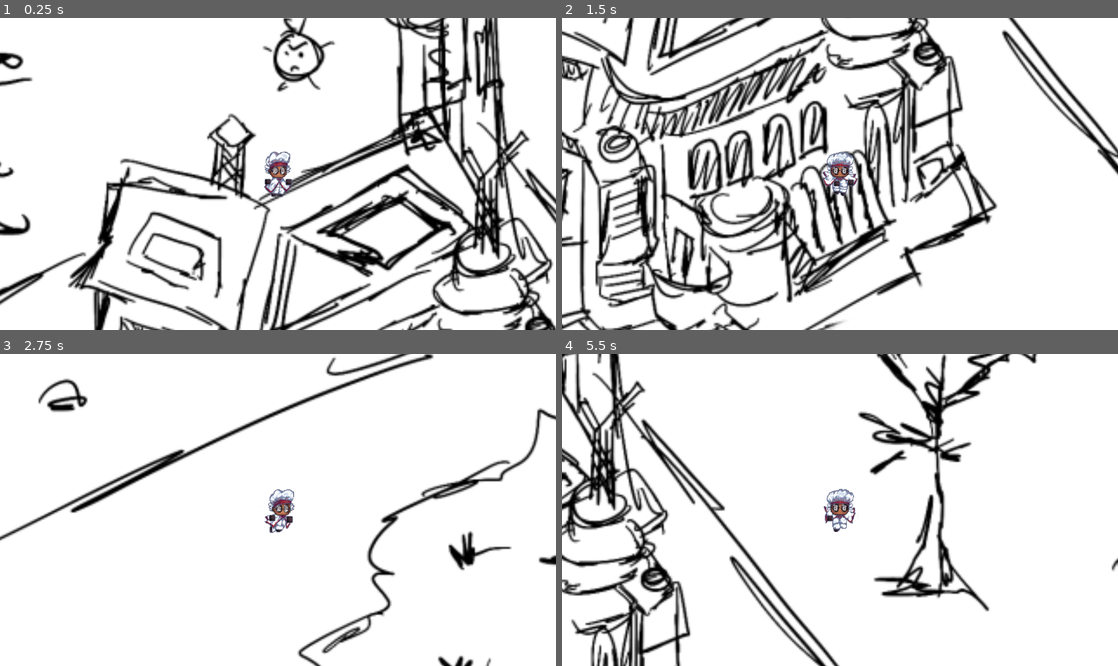
Above: before the commit, frames 1-4 (two rows, left to right).
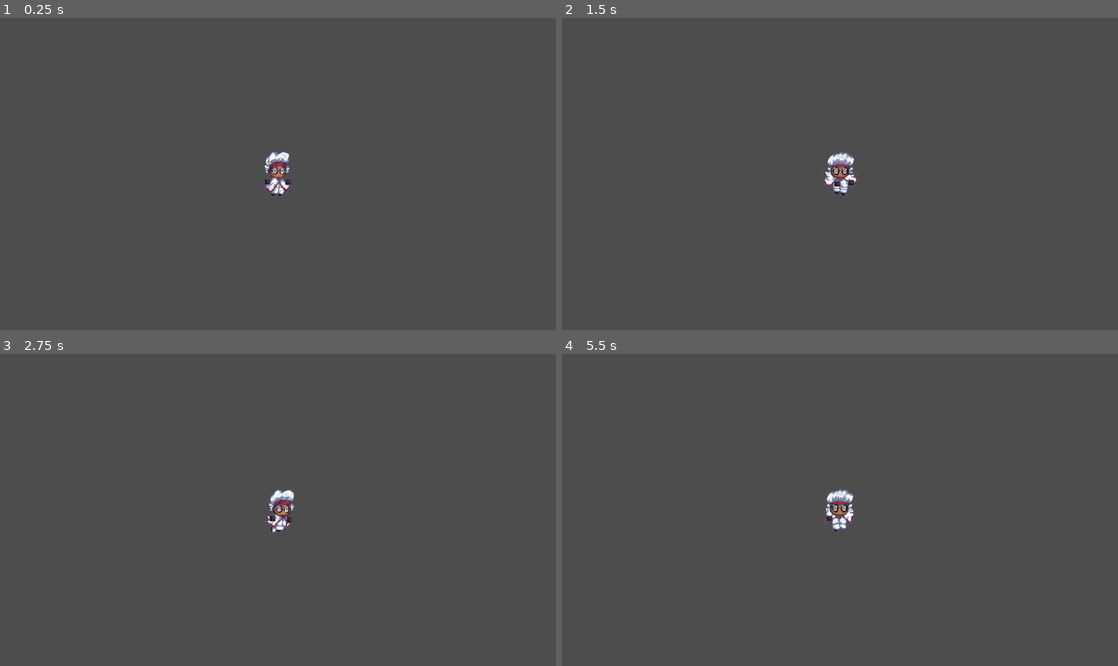
Above: after the commit, the same moments.

Repository: RashmitShrestha/gmo
Game: Godot game, scene res://scenes/game_area.tscn
Two runs of this game, one before a commit and one after it. Both use one fixed random seed, a clock stepped at 60 frames per second and the inputs below.
Inputs (mouse positions are in pixels of both pictures, inside the frame that each line leads up to):
- Up to frame 1 (0.25 s): no input
- Up to frame 2 (1.5 s): move the mouse to (962, 158) at 0.52 s; press the mouse at (962, 158) at 0.53 s; hold D (right) 0.53-1.28 s; move the mouse to (728, 189) at 1.27 s; release the mouse at (728, 189) at 1.28 s; hold S (down) from 1.28 s (still down); tap Shift (shift) at 1.35 s
- Up to frame 3 (2.75 s): move the mouse to (333, 441) at 2.02 s; release S (down) at 2.03 s; press the mouse at (333, 441) at 2.03 s; hold D (right) from 2.03 s (still down)
- Up to frame 4 (5.5 s): move the mouse to (812, 572) at 2.77 s; release D (right) at 2.78 s; release the mouse at (812, 572) at 2.78 s; hold W (up) 2.78-3.53 s; tap Shift (shift) at 2.85, 4.35 s; move the mouse to (1006, 556) at 3.52 s; press the mouse at (1006, 556) at 3.53 s; hold A (left) 3.53-5.03 s; move the mouse to (673, 463) at 4.27 s; release the mouse at (673, 463) at 4.28 s; move the mouse to (867, 510) at 5.02 s; press the mouse at (867, 510) at 5.03 s; hold S (down) from 5.03 s (still down)

The runs differ from the first frame. In frame 1, 94% of the frame differs, in the area x 0-100%, y 0-100%; in frame 2, 92%; in frame 3, 99%; in frame 4, 96%.

Commit message:
enabled snap to pixel and uploaded terrain assets

Diff:
--- a/gmo/project.godot
+++ b/gmo/project.godot
@@ -5,8 +5,6 @@
 ; Format:
 ;   [section] ; section goes between []
 ;   param=value ; assign values to parameters
-
-; comment to see if it works
 
 config_version=5
 
@@ -76,3 +74,4 @@
 
 renderer/rendering_method="gl_compatibility"
 renderer/rendering_method.mobile="gl_compatibility"
+2d/snap/snap_2d_transforms_to_pixel=true
--- a/gmo/scenes/game_area.tscn
+++ b/gmo/scenes/game_area.tscn
@@ -1,6 +1,7 @@
-[gd_scene load_steps=16 format=3 uid="uid://dmf617rn6a8pm"]
+[gd_scene load_steps=19 format=3 uid="uid://dmf617rn6a8pm"]
 
 [ext_resource type="Texture2D" uid="uid://ckfplp2dp23fa" path="res://assets/test_area.webp" id="1_4eb3c"]
+[ext_resource type="Texture2D" uid="uid://c6lubr8yhm1w4" path="res://assets/terrain/Background_Green_TileSet.png" id="1_xt4jw"]
 [ext_resource type="PackedScene" uid="uid://jqidoyn47nxk" path="res://scenes/warden.tscn" id="2_gdmpp"]
 [ext_resource type="Script" uid="uid://bhbppojr8ikwe" path="res://scripts/commands/slice.gd" id="3_vlxm1"]
 [ext_resource type="PackedScene" uid="uid://dui38s68nj4ah" path="res://scenes/blueberry.tscn" id="4_lamd3"]
@@ -10,6 +11,674 @@
 [ext_resource type="Script" uid="uid://bquw4773xgiaq" path="res://scripts/characters/character.gd" id="6_x48u6"]
 [ext_resource type="Script" uid="uid://bkdpfqiiukrdd" path="res://scripts/main_camera.gd" id="9_copoj"]
 
+[sub_resource type="TileSetAtlasSource" id="TileSetAtlasSource_56tp0"]
+texture = ExtResource("1_xt4jw")
+0:0/0 = 0
+1:0/0 = 0
+2:0/0 = 0
+3:0/0 = 0
+4:0/0 = 0
+5:0/0 = 0
+6:0/0 = 0
+7:0/0 = 0
+8:0/0 = 0
+9:0/0 = 0
+10:0/0 = 0
+11:0/0 = 0
+12:0/0 = 0
+13:0/0 = 0
+14:0/0 = 0
+15:0/0 = 0
+16:0/0 = 0
+17:0/0 = 0
+17:0/0/terrain_set = 0
+17:0/0/terrain = 0
+17:0/0/terrains_peering_bit/right_side = 0
+18:0/0 = 0
+18:0/0/terrain_set = 0
+18:0/0/terrain = 0
+18:0/0/terrains_peering_bit/right_side = 0
+18:0/0/terrains_peering_bit/bottom_right_corner = 0
+18:0/0/terrains_peering_bit/bottom_side = 0
+19:0/0 = 0
+20:0/0 = 0
+21:0/0 = 0
+0:1/0 = 0
+1:1/0 = 0
+2:1/0 = 0
+3:1/0 = 0
+4:1/0 = 0
+5:1/0 = 0
+6:1/0 = 0
+7:1/0 = 0
+8:1/0 = 0
+9:1/0 = 0
+10:1/0 = 0
+11:1/0 = 0
+13:1/0 = 0
+14:1/0 = 0
+15:1/0 = 0
+15:1/0/terrain_set = 0
+16:1/0 = 0
+17:1/0 = 0
+18:1/0 = 0
+19:1/0 = 0
+21:1/0 = 0
+0:2/0 = 0
+1:2/0 = 0
+2:2/0 = 0
+3:2/0 = 0
+4:2/0 = 0
+8:2/0 = 0
+9:2/0 = 0
+10:2/0 = 0
+11:2/0 = 0
+12:2/0 = 0
+13:2/0 = 0
+14:2/0 = 0
+15:2/0 = 0
+16:2/0 = 0
+17:2/0 = 0
+18:2/0 = 0
+19:2/0 = 0
+20:2/0 = 0
+21:2/0 = 0
+0:3/0 = 0
+1:3/0 = 0
+2:3/0 = 0
+3:3/0 = 0
+4:3/0 = 0
+5:3/0 = 0
+6:3/0 = 0
+7:3/0 = 0
+8:3/0 = 0
+9:3/0 = 0
+10:3/0 = 0
+11:3/0 = 0
+12:3/0 = 0
+13:3/0 = 0
+14:3/0 = 0
+15:3/0 = 0
+16:3/0 = 0
+17:3/0 = 0
+18:3/0 = 0
+19:3/0 = 0
+20:3/0 = 0
+21:3/0 = 0
+22:3/0 = 0
+23:3/0 = 0
+0:4/0 = 0
+1:4/0 = 0
+2:4/0 = 0
+3:4/0 = 0
+4:4/0 = 0
+5:4/0 = 0
+6:4/0 = 0
+7:4/0 = 0
+8:4/0 = 0
+9:4/0 = 0
+10:4/0 = 0
+11:4/0 = 0
+12:4/0 = 0
+13:4/0 = 0
+14:4/0 = 0
+15:4/0 = 0
+16:4/0 = 0
+17:4/0 = 0
+18:4/0 = 0
+19:4/0 = 0
+20:4/0 = 0
+21:4/0 = 0
+22:4/0 = 0
+23:4/0 = 0
+0:5/0 = 0
+1:5/0 = 0
+2:5/0 = 0
+3:5/0 = 0
+4:5/0 = 0
+5:5/0 = 0
+6:5/0 = 0
+7:5/0 = 0
+8:5/0 = 0
+9:5/0 = 0
+10:5/0 = 0
+11:5/0 = 0
+12:5/0 = 0
+13:5/0 = 0
+13:5/0/terrain_set = 0
+13:5/0/terrains_peering_bit/left_side = 0
+13:5/0/terrains_peering_bit/top_left_corner = 0
+13:5/0/terrains_peering_bit/top_side = 0
+14:5/0 = 0
+14:5/0/terrain_set = 0
+14:5/0/terrains_peering_bit/right_side = 0
+14:5/0/terrains_peering_bit/top_side = 0
+14:5/0/terrains_peering_bit/top_right_corner = 0
+15:5/0 = 0
+15:5/0/terrain_set = 0
+15:5/0/terrain = 0
+15:5/0/terrains_peering_bit/right_side = 0
+15:5/0/terrains_peering_bit/bottom_right_corner = 0
+15:5/0/terrains_peering_bit/bottom_side = 0
+15:5/0/terrains_peering_bit/bottom_left_corner = 0
+15:5/0/terrains_peering_bit/top_right_corner = 0
+16:5/0 = 0
+16:5/0/terrain_set = 0
+16:5/0/terrain = 0
+16:5/0/terrains_peering_bit/bottom_right_corner = 0
+16:5/0/terrains_peering_bit/bottom_side = 0
+16:5/0/terrains_peering_bit/bottom_left_corner = 0
+16:5/0/terrains_peering_bit/left_side = 0
+16:5/0/terrains_peering_bit/top_left_corner = 0
+17:5/0 = 0
+17:5/0/terrain_set = 0
+17:5/0/terrain = 0
+17:5/0/terrains_peering_bit/bottom_left_corner = 0
+17:5/0/terrains_peering_bit/left_side = 0
+17:5/0/terrains_peering_bit/top_left_corner = 0
+17:5/0/terrains_peering_bit/top_side = 0
+17:5/0/terrains_peering_bit/top_right_corner = 0
+18:5/0 = 0
+18:5/0/terrain_set = 0
+18:5/0/terrain = 0
+18:5/0/terrains_peering_bit/right_side = 0
+18:5/0/terrains_peering_bit/bottom_right_corner = 0
+18:5/0/terrains_peering_bit/top_left_corner = 0
+18:5/0/terrains_peering_bit/top_side = 0
+18:5/0/terrains_peering_bit/top_right_corner = 0
+19:5/0 = 0
+19:5/0/terrain_set = 0
+19:5/0/terrain = 0
+19:5/0/terrains_peering_bit/right_side = 0
+19:5/0/terrains_peering_bit/bottom_side = 0
+20:5/0 = 0
+20:5/0/terrain_set = 0
+20:5/0/terrain = 0
+20:5/0/terrains_peering_bit/right_side = 0
+20:5/0/terrains_peering_bit/left_side = 0
+21:5/0 = 0
+21:5/0/terrain_set = 0
+21:5/0/terrain = 0
+21:5/0/terrains_peering_bit/bottom_side = 0
+21:5/0/terrains_peering_bit/left_side = 0
+22:5/0 = 0
+23:5/0 = 0
+0:6/0 = 0
+1:6/0 = 0
+2:6/0 = 0
+3:6/0 = 0
+4:6/0 = 0
+5:6/0 = 0
+6:6/0 = 0
+7:6/0 = 0
+8:6/0 = 0
+9:6/0 = 0
+10:6/0 = 0
+11:6/0 = 0
+12:6/0 = 0
+13:6/0 = 0
+13:6/0/terrain_set = 0
+13:6/0/terrains_peering_bit/bottom_right_corner = 0
+13:6/0/terrains_peering_bit/bottom_side = 0
+13:6/0/terrains_peering_bit/bottom_left_corner = 0
+13:6/0/terrains_peering_bit/left_side = 0
+14:6/0 = 0
+14:6/0/terrain_set = 0
+14:6/0/terrains_peering_bit/right_side = 0
+14:6/0/terrains_peering_bit/bottom_right_corner = 0
+14:6/0/terrains_peering_bit/bottom_side = 0
+14:6/0/terrains_peering_bit/bottom_left_corner = 0
+15:6/0 = 0
+15:6/0/terrain_set = 0
+15:6/0/terrain = 0
+15:6/0/terrains_peering_bit/right_side = 0
+15:6/0/terrains_peering_bit/bottom_right_corner = 0
+15:6/0/terrains_peering_bit/top_left_corner = 0
+15:6/0/terrains_peering_bit/top_side = 0
+15:6/0/terrains_peering_bit/top_right_corner = 0
+16:6/0 = 0
+16:6/0/terrain_set = 0
+16:6/0/terrain = 0
+16:6/0/terrains_peering_bit/bottom_left_corner = 0
+16:6/0/terrains_peering_bit/left_side = 0
+16:6/0/terrains_peering_bit/top_left_corner = 0
+16:6/0/terrains_peering_bit/top_side = 0
+16:6/0/terrains_peering_bit/top_right_corner = 0
+17:6/0 = 0
+17:6/0/terrain_set = 0
+17:6/0/terrain = 0
+17:6/0/terrains_peering_bit/bottom_right_corner = 0
+17:6/0/terrains_peering_bit/bottom_side = 0
+17:6/0/terrains_peering_bit/bottom_left_corner = 0
+17:6/0/terrains_peering_bit/left_side = 0
+17:6/0/terrains_peering_bit/top_left_corner = 0
+18:6/0 = 0
+18:6/0/terrain_set = 0
+18:6/0/terrain = 0
+18:6/0/terrains_peering_bit/right_side = 0
+18:6/0/terrains_peering_bit/bottom_right_corner = 0
+18:6/0/terrains_peering_bit/bottom_side = 0
+18:6/0/terrains_peering_bit/bottom_left_corner = 0
+18:6/0/terrains_peering_bit/top_right_corner = 0
+19:6/0 = 0
+19:6/0/terrain_set = 0
+19:6/0/terrain = 0
+19:6/0/terrains_peering_bit/bottom_side = 0
+19:6/0/terrains_peering_bit/top_side = 0
+20:6/0 = 0
+20:6/0/terrain_set = 0
+20:6/0/terrain = 0
+20:6/0/terrains_peering_bit/right_side = 0
+20:6/0/terrains_peering_bit/top_side = 0
+21:6/0 = 0
+21:6/0/terrain_set = 0
+21:6/0/terrain = 0
+21:6/0/terrains_peering_bit/left_side = 0
+21:6/0/terrains_peering_bit/top_side = 0
+22:6/0 = 0
+23:6/0 = 0
+0:7/0 = 0
+1:7/0 = 0
+2:7/0 = 0
+3:7/0 = 0
+4:7/0 = 0
+5:7/0 = 0
+6:7/0 = 0
+7:7/0 = 0
+8:7/0 = 0
+9:7/0 = 0
+10:7/0 = 0
+11:7/0 = 0
+12:7/0 = 0
+13:7/0 = 0
+13:7/0/terrain_set = 0
+14:7/0 = 0
+14:7/0/terrain_set = 0
+15:7/0 = 0
+15:7/0/terrain_set = 0
+15:7/0/terrain = 0
+15:7/0/terrains_peering_bit/right_side = 0
+15:7/0/terrains_peering_bit/bottom_right_corner = 0
+15:7/0/terrains_peering_bit/bottom_side = 0
+15:7/0/terrains_peering_bit/bottom_left_corner = 0
+15:7/0/terrains_peering_bit/left_side = 0
+15:7/0/terrains_peering_bit/top_left_corner = 0
+15:7/0/terrains_peering_bit/top_side = 0
+15:7/0/terrains_peering_bit/top_right_corner = 0
+16:7/0 = 0
+16:7/0/terrain_set = 0
+16:7/0/terrain = 0
+16:7/0/terrains_peering_bit/right_side = 0
+16:7/0/terrains_peering_bit/bottom_right_corner = 0
+16:7/0/terrains_peering_bit/bottom_side = 0
+16:7/0/terrains_peering_bit/bottom_left_corner = 0
+16:7/0/terrains_peering_bit/left_side = 0
+16:7/0/terrains_peering_bit/top_left_corner = 0
+16:7/0/terrains_peering_bit/top_side = 0
+16:7/0/terrains_peering_bit/top_right_corner = 0
+17:7/0 = 0
+18:7/0 = 0
+18:7/0/terrain_set = 0
+18:7/0/terrain = 0
+18:7/0/terrains_peering_bit/right_side = 0
+18:7/0/terrains_peering_bit/bottom_side = 0
+19:7/0 = 0
+19:7/0/terrain_set = 0
+19:7/0/terrain = 0
+19:7/0/terrains_peering_bit/bottom_side = 0
+19:7/0/terrains_peering_bit/left_side = 0
+20:7/0 = 0
+20:7/0/terrain_set = 0
+20:7/0/terrain = 0
+20:7/0/terrains_peering_bit/right_side = 0
+20:7/0/terrains_peering_bit/bottom_side = 0
+21:7/0 = 0
+21:7/0/terrain_set = 0
+21:7/0/terrain = 0
+21:7/0/terrains_peering_bit/bottom_side = 0
+21:7/0/terrains_peering_bit/left_side = 0
+22:7/0 = 0
+23:7/0 = 0
+0:8/0 = 0
+1:8/0 = 0
+2:8/0 = 0
+3:8/0 = 0
+4:8/0 = 0
+5:8/0 = 0
+6:8/0 = 0
+7:8/0 = 0
+8:8/0 = 0
+9:8/0 = 0
+10:8/0 = 0
+11:8/0 = 0
+12:8/0 = 0
+13:8/0 = 0
+13:8/0/terrain_set = 0
+14:8/0 = 0
+14:8/0/terrain_set = 0
+15:8/0 = 0
+15:8/0/terrain_set = 0
+15:8/0/terrain = 0
+15:8/0/terrains_peering_bit/right_side = 0
+15:8/0/terrains_peering_bit/bottom_right_corner = 0
+15:8/0/terrains_peering_bit/bottom_side = 0
+15:8/0/terrains_peering_bit/bottom_left_corner = 0
+15:8/0/terrains_peering_bit/left_side = 0
+15:8/0/terrains_peering_bit/top_left_corner = 0
+15:8/0/terrains_peering_bit/top_side = 0
+15:8/0/terrains_peering_bit/top_right_corner = 0
+16:8/0 = 0
+16:8/0/terrain_set = 0
+16:8/0/terrain = 0
+16:8/0/terrains_peering_bit/right_side = 0
+16:8/0/terrains_peering_bit/bottom_right_corner = 0
+16:8/0/terrains_peering_bit/bottom_side = 0
+16:8/0/terrains_peering_bit/bottom_left_corner = 0
+16:8/0/terrains_peering_bit/left_side = 0
+16:8/0/terrains_peering_bit/top_left_corner = 0
+16:8/0/terrains_peering_bit/top_side = 0
+16:8/0/terrains_peering_bit/top_right_corner = 0
+17:8/0 = 0
+18:8/0 = 0
+18:8/0/terrain_set = 0
+18:8/0/terrain = 0
+18:8/0/terrains_peering_bit/right_side = 0
+18:8/0/terrains_peering_bit/top_side = 0
+19:8/0 = 0
+19:8/0/terrain_set = 0
+19:8/0/terrain = 0
+19:8/0/terrains_peering_bit/left_side = 0
+19:8/0/terrains_peering_bit/top_side = 0
+20:8/0 = 0
+20:8/0/terrain_set = 0
+20:8/0/terrain = 0
+20:8/0/terrains_peering_bit/right_side = 0
+20:8/0/terrains_peering_bit/top_side = 0
+21:8/0 = 0
+21:8/0/terrain_set = 0
+21:8/0/terrain = 0
+21:8/0/terrains_peering_bit/left_side = 0
+21:8/0/terrains_peering_bit/top_side = 0
+22:8/0 = 0
+23:8/0 = 0
+0:9/0 = 0
+1:9/0 = 0
+2:9/0 = 0
+3:9/0 = 0
+4:9/0 = 0
+5:9/0 = 0
+6:9/0 = 0
+7:9/0 = 0
+11:9/0 = 0
+12:9/0 = 0
+13:9/0 = 0
+14:9/0 = 0
+15:9/0 = 0
+15:9/0/terrain_set = 0
+15:9/0/terrain = 0
+15:9/0/terrains_peering_bit/right_side = 0
+15:9/0/terrains_peering_bit/bottom_right_corner = 0
+15:9/0/terrains_peering_bit/bottom_side = 0
+15:9/0/terrains_peering_bit/bottom_left_corner = 0
+15:9/0/terrains_peering_bit/left_side = 0
+15:9/0/terrains_peering_bit/top_left_corner = 0
+15:9/0/terrains_peering_bit/top_side = 0
+15:9/0/terrains_peering_bit/top_right_corner = 0
+16:9/0 = 0
+16:9/0/terrain_set = 0
+16:9/0/terrain = 0
+16:9/0/terrains_peering_bit/right_side = 0
+16:9/0/terrains_peering_bit/bottom_right_corner = 0
+16:9/0/terrains_peering_bit/bottom_side = 0
+16:9/0/terrains_peering_bit/bottom_left_corner = 0
+16:9/0/terrains_peering_bit/left_side = 0
+16:9/0/terrains_peering_bit/top_left_corner = 0
+16:9/0/terrains_peering_bit/top_side = 0
+16:9/0/terrains_peering_bit/top_right_corner = 0
+17:9/0 = 0
+17:9/0/terrain_set = 0
+17:9/0/terrain = 0
+17:9/0/terrains_peering_bit/right_side = 0
+17:9/0/terrains_peering_bit/bottom_right_corner = 0
+17:9/0/terrains_peering_bit/bottom_side = 0
+17:9/0/terrains_peering_bit/bottom_left_corner = 0
+17:9/0/terrains_peering_bit/left_side = 0
+17:9/0/terrains_peering_bit/top_left_corner = 0
+17:9/0/terrains_peering_bit/top_side = 0
+17:9/0/terrains_peering_bit/top_right_corner = 0
+18:9/0 = 0
+19:9/0 = 0
+20:9/0 = 0
+21:9/0 = 0
+22:9/0 = 0
+23:9/0 = 0
+0:10/0 = 0
+1:10/0 = 0
+2:10/0 = 0
+3:10/0 = 0
+4:10/0 = 0
+5:10/0 = 0
+6:10/0 = 0
+7:10/0 = 0
+9:10/0 = 0
+10:10/0 = 0
+11:10/0 = 0
+12:10/0 = 0
+13:10/0 = 0
+14:10/0 = 0
+15:10/0 = 0
+15:10/0/terrain_set = 0
+15:10/0/terrain = 0
+15:10/0/terrains_peering_bit/right_side = 0
+15:10/0/terrains_peering_bit/bottom_right_corner = 0
+15:10/0/terrains_peering_bit/bottom_side = 0
+15:10/0/terrains_peering_bit/bottom_left_corner = 0
+15:10/0/terrains_peering_bit/left_side = 0
+15:10/0/terrains_peering_bit/top_left_corner = 0
+15:10/0/terrains_peering_bit/top_side = 0
+15:10/0/terrains_peering_bit/top_right_corner = 0
+17:10/0 = 0
+17:10/0/terrain_set = 0
+17:10/0/terrain = 0
+17:10/0/terrains_peering_bit/right_side = 0
+17:10/0/terrains_peering_bit/bottom_right_corner = 0
+17:10/0/terrains_peering_bit/bottom_side = 0
+17:10/0/terrains_peering_bit/bottom_left_corner = 0
+17:10/0/terrains_peering_bit/left_side = 0
+17:10/0/terrains_peering_bit/top_left_corner = 0
+17:10/0/terrains_peering_bit/top_side = 0
+17:10/0/terrains_peering_bit/top_right_corner = 0
+18:10/0 = 0
+19:10/0 = 0
+20:10/0 = 0
+21:10/0 = 0
+22:10/0 = 0
+23:10/0 = 0
+0:11/0 = 0
+1:11/0 = 0
+3:11/0 = 0
+4:11/0 = 0
+5:11/0 = 0
+6:11/0 = 0
+7:11/0 = 0
+9:11/0 = 0
+10:11/0 = 0
+11:11/0 = 0
+12:11/0 = 0
+13:11/0 = 0
+14:11/0 = 0
+15:11/0 = 0
+15:11/0/terrain_set = 0
+15:11/0/terrain = 0
+15:11/0/terrains_peering_bit/right_side = 0
+15:11/0/terrains_peering_bit/bottom_right_corner = 0
+15:11/0/terrains_peering_bit/bottom_side = 0
+15:11/0/terrains_peering_bit/bottom_left_corner = 0
+15:11/0/terrains_peering_bit/left_side = 0
+15:11/0/terrains_peering_bit/top_left_corner = 0
+15:11/0/terrains_peering_bit/top_side = 0
+15:11/0/terrains_peering_bit/top_right_corner = 0
+16:11/0 = 0
+16:11/0/terrain_set = 0
+16:11/0/terrain = 0
+16:11/0/terrains_peering_bit/right_side = 0
+16:11/0/terrains_peering_bit/bottom_right_corner = 0
+16:11/0/terrains_peering_bit/bottom_side = 0
+16:11/0/terrains_peering_bit/bottom_left_corner = 0
+16:11/0/terrains_peering_bit/left_side = 0
+16:11/0/terrains_peering_bit/top_left_corner = 0
+16:11/0/terrains_peering_bit/top_side = 0
+16:11/0/terrains_peering_bit/top_right_corner = 0
+17:11/0 = 0
+17:11/0/terrain_set = 0
+17:11/0/terrain = 0
+17:11/0/terrains_peering_bit/right_side = 0
+17:11/0/terrains_peering_bit/bottom_right_corner = 0
+17:11/0/terrains_peering_bit/bottom_side = 0
+17:11/0/terrains_peering_bit/bottom_left_corner = 0
+17:11/0/terrains_peering_bit/left_side = 0
+17:11/0/terrains_peering_bit/top_left_corner = 0
+17:11/0/terrains_peering_bit/top_side = 0
+17:11/0/terrains_peering_bit/top_right_corner = 0
+18:11/0 = 0
+19:11/0 = 0
+20:11/0 = 0
+21:11/0 = 0
+22:11/0 = 0
+23:11/0 = 0
+3:12/0 = 0
+4:12/0 = 0
+5:12/0 = 0
+6:12/0 = 0
+6:12/0/terrain_set = 0
+6:12/0/terrains_peering_bit/bottom_right_corner = 0
+7:12/0 = 0
+7:12/0/terrain_set = 0
+7:12/0/terrains_peering_bit/bottom_right_corner = 0
+7:12/0/terrains_peering_bit/bottom_side = 0
+7:12/0/terrains_peering_bit/bottom_left_corner = 0
+8:12/0 = 0
+8:12/0/terrain_set = 0
+8:12/0/terrains_peering_bit/bottom_left_corner = 0
+9:12/0 = 0
+10:12/0 = 0
+11:12/0 = 0
+12:12/0 = 0
+13:12/0 = 0
+14:12/0 = 0
+15:12/0 = 0
+16:12/0 = 0
+17:12/0 = 0
+18:12/0 = 0
+19:12/0 = 0
+20:12/0 = 0
+21:12/0 = 0
+3:13/0 = 0
+5:13/0 = 0
+6:13/0 = 0
+6:13/0/terrain_set = 0
+6:13/0/terrains_peering_bit/right_side = 0
+6:13/0/terrains_peering_bit/bottom_right_corner = 0
+6:13/0/terrains_peering_bit/top_right_corner = 0
+8:13/0 = 0
+8:13/0/terrain_set = 0
+8:13/0/terrains_peering_bit/bottom_left_corner = 0
+8:13/0/terrains_peering_bit/left_side = 0
+8:13/0/terrains_peering_bit/top_left_corner = 0
+9:13/0 = 0
+11:13/0 = 0
+12:13/0 = 0
+14:13/0 = 0
+15:13/0 = 0
+17:13/0 = 0
+3:14/0 = 0
+4:14/0 = 0
+5:14/0 = 0
+6:14/0 = 0
+6:14/0/terrain_set = 0
+6:14/0/terrains_peering_bit/top_right_corner = 0
+7:14/0 = 0
+7:14/0/terrain_set = 0
+7:14/0/terrains_peering_bit/top_left_corner = 0
+7:14/0/terrains_peering_bit/top_side = 0
+7:14/0/terrains_peering_bit/top_right_corner = 0
+8:14/0 = 0
+8:14/0/terrain_set = 0
+8:14/0/terrains_peering_bit/top_left_corner = 0
+9:14/0 = 0
+10:14/0 = 0
+11:14/0 = 0
+12:14/0 = 0
+13:14/0 = 0
+14:14/0 = 0
+15:14/0 = 0
+16:14/0 = 0
+17:14/0 = 0
+6:15/0 = 0
+7:15/0 = 0
+8:15/0 = 0
+8:15/0/terrain_set = 0
+8:15/0/terrain = 0
+8:15/0/terrains_peering_bit/right_side = 0
+8:15/0/terrains_peering_bit/bottom_side = 0
+8:15/0/terrains_peering_bit/bottom_left_corner = 0
+8:15/0/terrains_peering_bit/left_side = 0
+8:15/0/terrains_peering_bit/top_left_corner = 0
+8:15/0/terrains_peering_bit/top_side = 0
+8:15/0/terrains_peering_bit/top_right_corner = 0
+9:15/0 = 0
+9:15/0/terrain_set = 0
+9:15/0/terrain = 0
+9:15/0/terrains_peering_bit/right_side = 0
+9:15/0/terrains_peering_bit/bottom_right_corner = 0
+9:15/0/terrains_peering_bit/bottom_side = 0
+9:15/0/terrains_peering_bit/left_side = 0
+9:15/0/terrains_peering_bit/top_left_corner = 0
+9:15/0/terrains_peering_bit/top_side = 0
+9:15/0/terrains_peering_bit/top_right_corner = 0
+10:15/0 = 0
+11:15/0 = 0
+12:15/0 = 0
+13:15/0 = 0
+14:15/0 = 0
+15:15/0 = 0
+16:15/0 = 0
+6:16/0 = 0
+7:16/0 = 0
+8:16/0 = 0
+8:16/0/terrain_set = 0
+8:16/0/terrain = 0
+8:16/0/terrains_peering_bit/right_side = 0
+8:16/0/terrains_peering_bit/bottom_right_corner = 0
+8:16/0/terrains_peering_bit/bottom_side = 0
+8:16/0/terrains_peering_bit/bottom_left_corner = 0
+8:16/0/terrains_peering_bit/left_side = 0
+8:16/0/terrains_peering_bit/top_left_corner = 0
+8:16/0/terrains_peering_bit/top_side = 0
+9:16/0 = 0
+9:16/0/terrain_set = 0
+9:16/0/terrain = 0
+9:16/0/terrains_peering_bit/right_side = 0
+9:16/0/terrains_peering_bit/bottom_right_corner = 0
+9:16/0/terrains_peering_bit/bottom_side = 0
+9:16/0/terrains_peering_bit/bottom_left_corner = 0
+9:16/0/terrains_peering_bit/left_side = 0
+9:16/0/terrains_peering_bit/top_side = 0
+9:16/0/terrains_peering_bit/top_right_corner = 0
+10:16/0 = 0
+11:16/0 = 0
+12:16/0 = 0
+13:16/0 = 0
+14:16/0 = 0
+15:16/0 = 0
+16:16/0 = 0
+
+[sub_resource type="TileSet" id="TileSet_xo1cx"]
+terrain_set_0/mode = 0
+terrain_set_0/terrain_0/name = "Terrain 0"
+terrain_set_0/terrain_0/color = Color(0.5, 0.34375, 0.25, 1)
+sources/0 = SubResource("TileSetAtlasSource_56tp0")
+
 [sub_resource type="Curve" id="Curve_gdmpp"]
 _limits = [0.0, 3500.0, 0.0, 1.0]
 _data = [Vector2(0, 3500), 0.0, 0.0, 0, 0, Vector2(0.10000001, 3500), 0.0, 0.0, 0, 0, Vector2(0.5027027, 0), 0.0, 0.0, 0, 0]
@@ -34,7 +703,11 @@
 
 [node name="GameArea" type="Node2D"]
 
+[node name="TileMapLayer" type="TileMapLayer" parent="."]
+tile_set = SubResource("TileSet_xo1cx")
+
 [node name="TestArea" type="Sprite2D" parent="."]
+position = Vector2(8070, 197)
 scale = Vector2(3, 3)
 texture = ExtResource("1_4eb3c")
 
Binary file added: gmo/assets/terrain/Background_Green_TileSet.png
Not shown, added: gmo/assets/terrain/Background_Green_TileSet.png.import
